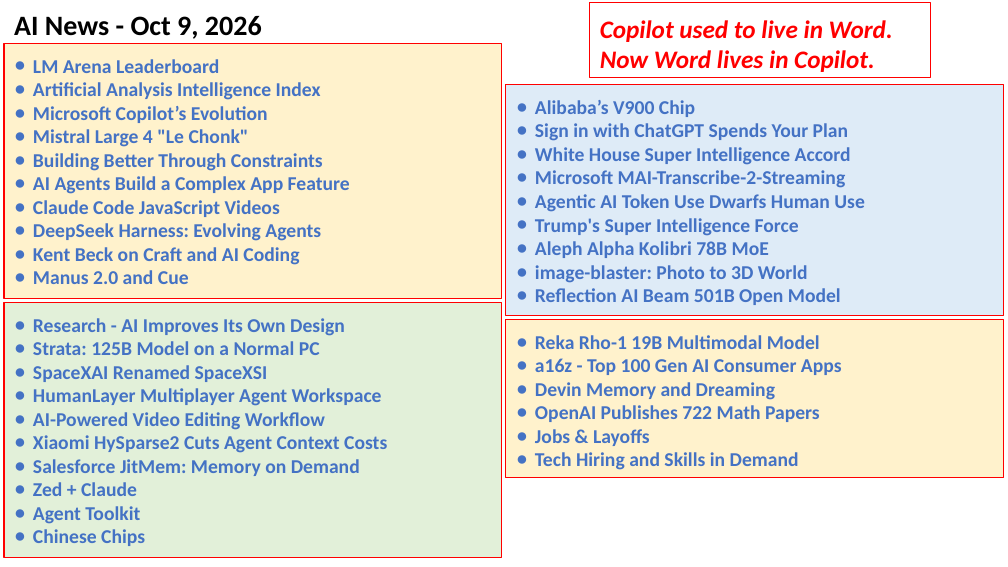
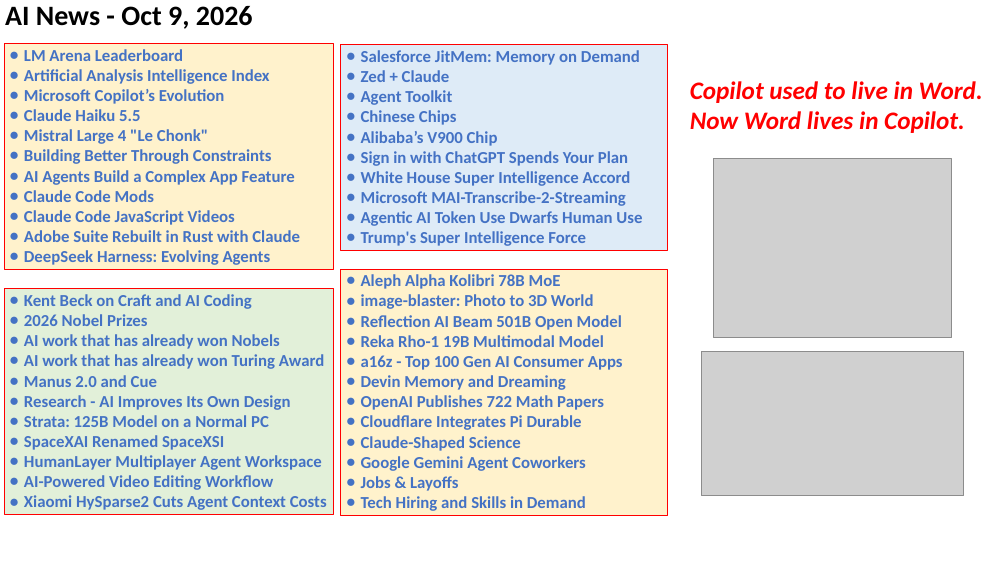
Before and after one commit to lselector/seminar, a slide deck: slide 1 of 2026/2026-10-09-AI-News.pptx. Drawn at 1008x567 pixels with LibreOffice and Linux fonts; fonts in the diff are those of the drawing; grey boxes stand for pictures. Boxes give left, top, right and bottom in pixels: in the first picture for what was removed or moved away, otherwise in the second. Text is boxed around its words. In the diff, an @@ line names an element or a change of style, - is before the commit and + after.

```diff
--- a/2026/2026-10-09-AI-News.pptx
+++ b/2026/2026-10-09-AI-News.pptx
@@ text "AI News - Oct 9, ...": place and size @@
-text "AI News - Oct 9, ..." at [14, 16, 262, 39]
+text "AI News - Oct 9, ..." at [5, 6, 253, 29]
@@ rectangle "LM Arena Leaderboard": place and size @@
-rectangle "LM Arena Leaderboard" at [4, 43, 502, 298]
+rectangle "LM Arena Leaderboard" at [4, 43, 333, 269]
@@ text in rectangle at [24, 49, 295, 265]: size 14 to 12 pt in "LM Arena Leaderboard", "Artificial Analysis Intelligence Index", "Microsoft Copilot’s Evolution", "Mistral Large 4 "Le Chonk"" and 4 more places; indent changed @@
@@ rectangle "Salesforce JitMem: Memory on Demand": place and size @@
-rectangle "Salesforce JitMem: Memory on Demand" at [506, 85, 1004, 316]
+rectangle "Salesforce JitMem: Memory on Demand" at [341, 44, 667, 250]
@@ text in rectangle at [361, 50, 640, 125]: paragraphs added @@
+● Salesforce JitMem: Memory on Demand
+● Zed + Claude
+● Agent Toolkit
+● Chinese Chips
@@ text "Copilot used to live in ...": place and size @@
-text "Copilot used to live in ..." at [590, 3, 931, 78]
+text "Copilot used to live in ..." at [690, 81, 983, 133]
@@ text "Copilot used to live in ..." at [690, 81, 983, 133]: outline #FF0000 0.75 pt to none @@
@@ text in rectangle at [24, 109, 140, 121]: paragraph added @@
+● Claude Haiku 5.5
@@ text in rectangle at [361, 131, 642, 246]: size 14 to 12 pt in "Alibaba’s V900 Chip", "Sign in with ChatGPT Spends Your Plan", "White House Super Intelligence Accord", "Microsoft MAI-Transcribe-2-Streaming" and 2 more places; indent changed @@
@@ picture added at [714, 159, 953, 338] @@
@@ text in rectangle at [24, 190, 154, 202]: paragraph added @@
+● Claude Code Mods
@@ text in rectangle at [24, 230, 300, 242]: paragraph added @@
+● Adobe Suite Rebuilt in Rust with Claude
@@ text in rectangle at [33, 247, 299, 284]: paragraphs removed @@
-● Kent Beck on Craft and AI Coding
-● Manus 2.0 and Cue
@@ rectangle "Aleph Alpha Kolibri 78B MoE": place and size @@
-rectangle "Aleph Alpha Kolibri 78B MoE" at [506, 320, 1004, 478]
+rectangle "Aleph Alpha Kolibri 78B MoE" at [341, 269, 667, 515]
@@ text in rectangle at [535, 241, 841, 305]: paragraphs removed @@
-● Aleph Alpha Kolibri 78B MoE
-● image-blaster: Photo to 3D World
-● Reflection AI Beam 501B Open Model
@@ rectangle "Kent Beck on Craft and ...": place and size @@
-rectangle "Kent Beck on Craft and ..." at [4, 302, 502, 557]
+rectangle "Kent Beck on Craft and ..." at [4, 288, 333, 514]
@@ text in rectangle at [24, 294, 325, 387]: paragraphs added @@
+● Kent Beck on Craft and AI Coding
+● 2026 Nobel Prizes
+● AI work that has already won Nobels
+● AI work that has already won Turing Award
+● Manus 2.0 and Cue
@@ text in rectangle at [361, 274, 622, 330]: paragraphs added @@
+● Aleph Alpha Kolibri 78B MoE
+● image-blaster: Photo to 3D World
+● Reflection AI Beam 501B Open Model
@@ text in rectangle at [361, 335, 623, 511]: size 14 to 12 pt in "Reka Rho-1 19B Multimodal Model", "a16z - Top 100 Gen AI Consumer ...", "Devin Memory and Dreaming", "OpenAI Publishes 722 Math Papers" and 2 more places; indent changed @@
@@ picture added at [702, 351, 965, 495] @@
@@ text in rectangle at [24, 395, 327, 510]: size 14 to 12 pt in "Research - AI Improves Its Own Design", "Strata: 125B Model on a Normal PC", "SpaceXAI Renamed SpaceXSI", "HumanLayer Multiplayer Agent Workspace" and 2 more places; indent changed @@
@@ text in rectangle at [361, 415, 586, 471]: paragraphs added @@
+● Cloudflare Integrates Pi Durable
+● Claude-Shaped Science
+● Google Gemini Agent Coworkers
@@ text in rectangle at [33, 459, 360, 546]: paragraphs removed @@
-● Salesforce JitMem: Memory on Demand
-● Zed + Claude
-● Agent Toolkit
-● Chinese Chips
```
Also in this commit, not shown: 18 other slides changed, 3 slides added, 5 slides removed.
